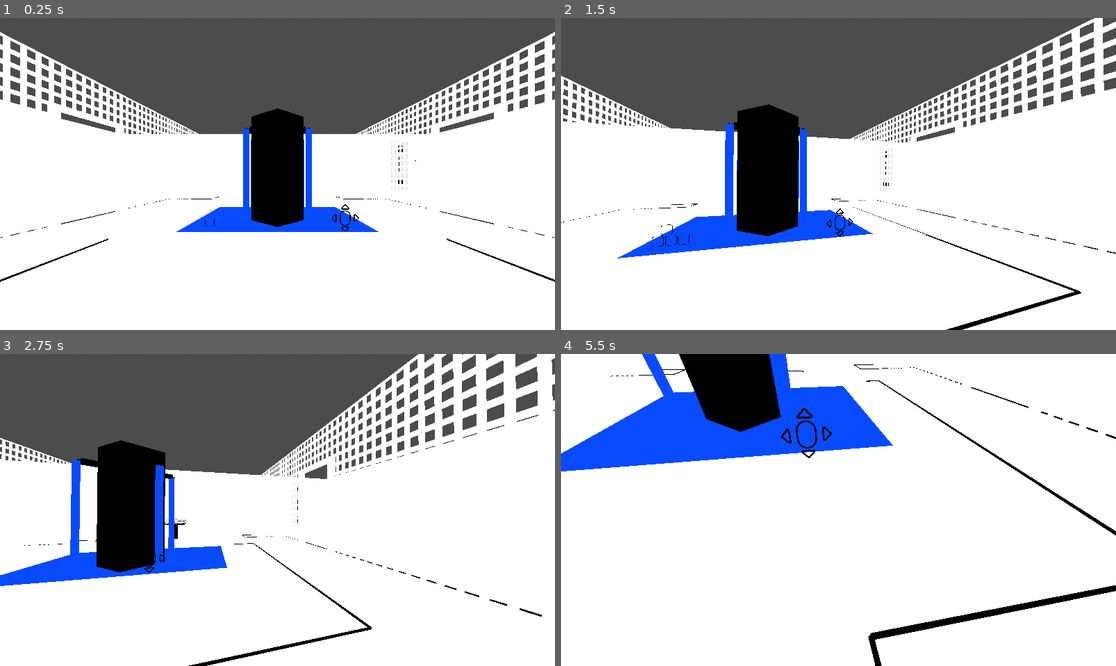
Above: before the commit, frames 1-4 (two rows, left to right).
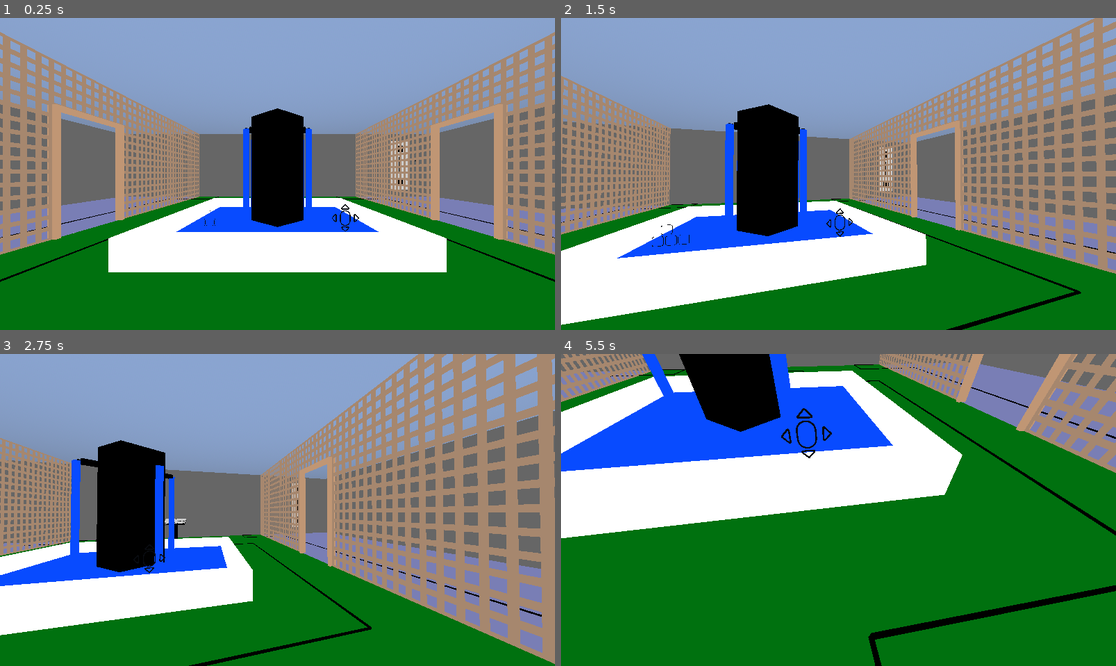
Above: after the commit, the same moments.

Repository: MarkRoss470/grid-puzzle-game
Game: Godot game, scene res://Main.tscn
Two runs of this game, one before a commit and one after it. Both use one fixed random seed, a clock stepped at 60 frames per second and the inputs below.
Inputs (mouse positions are in pixels of both pictures, inside the frame that each line leads up to):
- Up to frame 1 (0.25 s): no input
- Up to frame 2 (1.5 s): tap Enter (ui_accept) at 0.5, 0.77, 1.25 s; move the mouse to (866, 174) at 0.52 s; hold W (move_forward) 0.53-1.28 s; tap Space (free_mouse) at 0.6 s; click (866, 174) at 0.67 s; move the mouse to (727, 189) at 1.27 s; hold S (move_backward) from 1.28 s (still down); tap Shift (run) at 1.35 s
- Up to frame 3 (2.75 s): tap Enter (ui_accept) at 1.52 s; tap R (reset) at 2 s; move the mouse to (333, 441) at 2.02 s; release S (move_backward) at 2.03 s; hold D (move_right) from 2.03 s (still down); tap Space (free_mouse) at 2.1 s
- Up to frame 4 (5.5 s): move the mouse to (832, 516) at 2.77 s; release D (move_right) at 2.78 s; hold W (move_forward) 2.78-4.28 s; tap Shift (run) at 2.85, 4.35 s; click (832, 516) at 2.92 s; tap Enter (ui_accept) at 3.02, 3.77, 4.25, 4.52 s; move the mouse to (877, 513) at 3.52 s; tap Space (free_mouse) at 3.6, 5.1 s; move the mouse to (672, 463) at 4.27 s; hold A (move_left) 4.28-5.03 s; tap R (reset) at 5 s; move the mouse to (866, 510) at 5.02 s; hold S (move_backward) from 5.03 s (still down); click (866, 510) at 5.17 s

The runs differ from the first frame. In frame 1, 84% of the frame differs, in the area x 0-100%, y 0-100%; in frame 2, 79%; in frame 3, 84%; in frame 4, 68%.

Commit message:
Changed main colours to be less bright

Diff:
--- a/Main.tscn
+++ b/Main.tscn
@@ -138,10 +138,12 @@
 albedo_texture = ExtResource("6_dsqpq")
 
 [sub_resource type="ProceduralSkyMaterial" id="ProceduralSkyMaterial_8xkuk"]
-sky_top_color = Color(0.2, 0.2, 0.2, 1)
+sky_top_color = Color(0.364706, 0.435294, 0.552941, 1)
 sky_horizon_color = Color(0.199732, 0.199732, 0.199732, 1)
-ground_bottom_color = Color(0.199732, 0.199732, 0.199732, 1)
+sky_curve = 0.0861525
+ground_bottom_color = Color(0.113725, 0.113725, 0.113725, 1)
 ground_horizon_color = Color(0.199732, 0.199732, 0.199732, 1)
+ground_curve = 0.309099
 sun_angle_max = 0.0
 
 [sub_resource type="Sky" id="Sky_ryqrm"]
--- a/models/courtyard/materials/Fountain outside.tres
+++ b/models/courtyard/materials/Fountain outside.tres
@@ -4,4 +4,7 @@
 
 [resource]
 albedo_color = Color(0, 0, 0, 1)
+emission_enabled = true
+emission = Color(1, 1, 1, 1)
+emission_energy_multiplier = 0.0
 script = ExtResource("1_1jk58")
--- a/models/courtyard/materials/Grass.tres
+++ b/models/courtyard/materials/Grass.tres
@@ -3,5 +3,8 @@
 [ext_resource type="Script" path="res://scripts/EdgeDetectMaterial.gd" id="1_4ndvh"]
 
 [resource]
-albedo_color = Color(0.105882, 0.32549, 0, 1)
+albedo_color = Color(0.110859, 0.287296, 0, 1)
+emission_enabled = true
+emission = Color(0.0156863, 0.443137, 0.0745098, 1)
+emission_energy_multiplier = 0.0
 script = ExtResource("1_4ndvh")
--- a/models/islands/materials/Islands.tres
+++ b/models/islands/materials/Islands.tres
@@ -8,4 +8,7 @@
 vertex_color_use_as_albedo = true
 albedo_color = Color(0, 0, 0, 1)
 roughness = 0.5
+emission_enabled = true
+emission = Color(0.8, 0.8, 0.8, 1)
+emission_energy_multiplier = 0.0
 script = ExtResource("1_nhwg5")
--- a/scripts/EdgeDetectMaterial.gd
+++ b/scripts/EdgeDetectMaterial.gd
@@ -4,8 +4,11 @@
 func _init():
 	self.next_pass = ShaderMaterial.new()
 	self.next_pass.shader = preload("res://shaders/EdgeDetect.tres")
-	self.next_pass.set_shader_parameter("MainColour", Color.WHITE)
 	self.next_pass.set_shader_parameter("EdgeColour", self.albedo_color)
 
 	if self.emission_enabled:
 		self.next_pass.set_shader_parameter("MainColour", self.emission)
+	else:
+		var main_colour := self.albedo_color.lightened(0.4)
+#		main_colour.s -= 0.02
+		self.next_pass.set_shader_parameter("MainColour", main_colour)
--- a/scripts/Puzzles/Puzzle.gd
+++ b/scripts/Puzzles/Puzzle.gd
@@ -32,8 +32,8 @@
 @export_group("Colours")
 
 # Colours for puzzle's neutral state
-@export var colour_base: Color = Color(0.9, 0.9, 0.9)
-@export var colour_hover: Color = Color(0.8, 0.8, 0.8)
+@export var colour_base: Color = Color(0.8, 0.8, 0.8)
+@export var colour_hover: Color = Color(0.7, 0.7, 0.7)
 
 # Colours for a correct solution
 @export var colour_solved_base: Color = Color(0.6, 1, 0.6)
